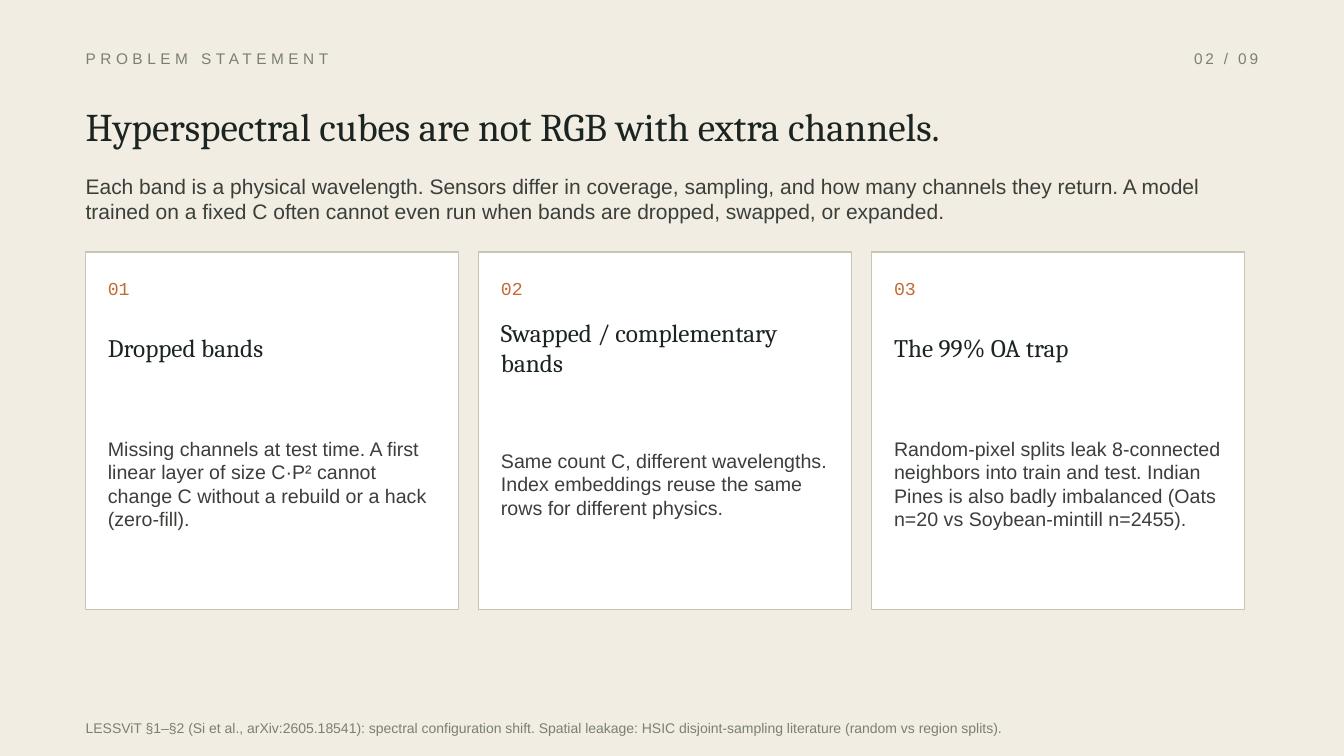
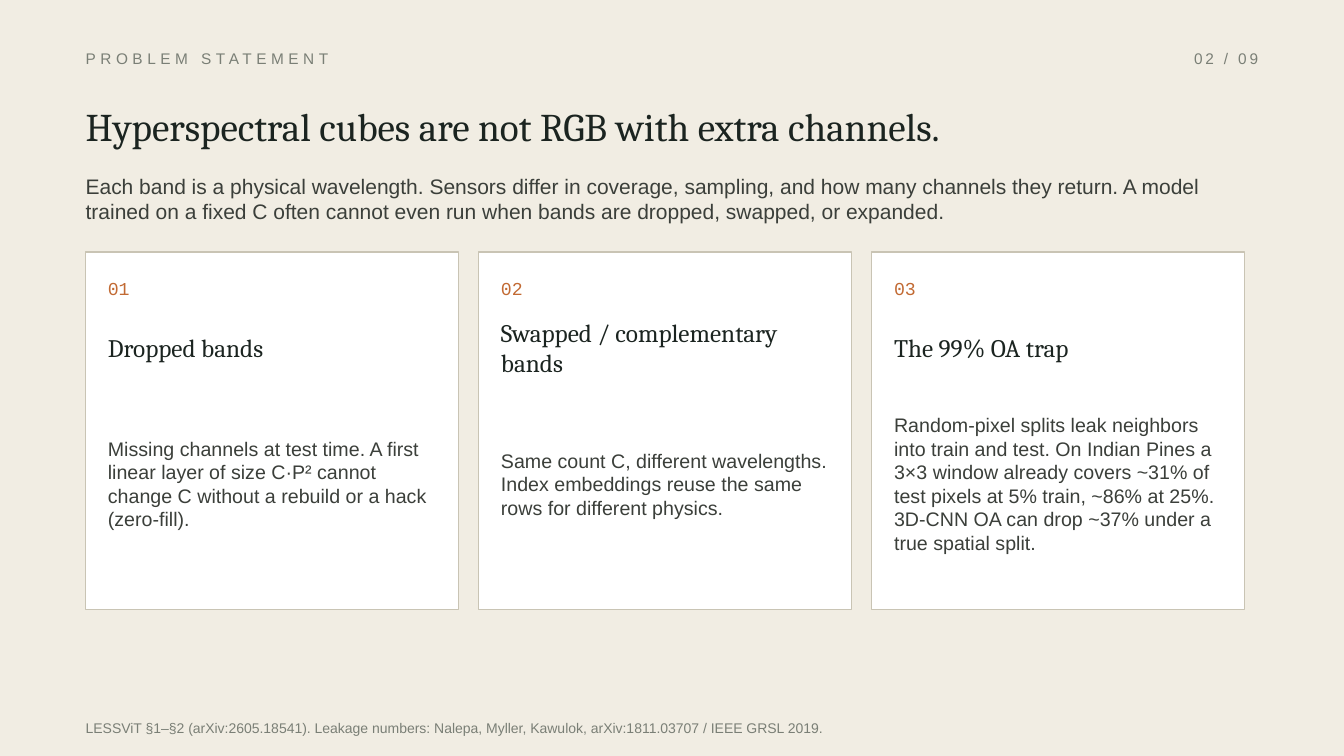
Before and after one commit to scottn66/255-final-project, a slide deck: slide 2 of docs/SSFT-Wave_class_intro.pptx. Drawn at 1344x756 pixels with LibreOffice and Linux fonts; fonts in the diff are those of the drawing. Boxes give left, top, right and bottom in pixels: in the first picture for what was removed or moved away, otherwise in the second. Text is boxed around its words. In the diff, an @@ line names an element or a change of style, - is before the commit and + after.

```diff
--- a/docs/SSFT-Wave_class_intro.pptx
+++ b/docs/SSFT-Wave_class_intro.pptx
@@ text at box(894, 417, 1214, 554): text changed @@
-Random-pixel splits leak 8-connected neighbors into train and test. Indian Pines is also badly imbalanced (Oats n=20 vs Soybean-mintill n=2455).
+Random-pixel splits leak neighbors into train and test. On Indian Pines a 3×3 window already covers ~31% of test pixels at 5% train, ~86% at 25%. 3D-CNN OA can drop ~37% under a true spatial split.
@@ text at box(86, 723, 823, 736): text changed @@
-LESSViT §1–§2 (Si et al., arXiv:2605.18541): spectral configuration shift. Spatial leakage: HSIC disjoint-sampling literature (random vs region splits).
+LESSViT §1–§2 (arXiv:2605.18541). Leakage numbers: Nalepa, Myller, Kawulok, arXiv:1811.03707 / IEEE GRSL 2019.
```
Also in this commit, not shown: 3 other slides changed, 2 other files.
